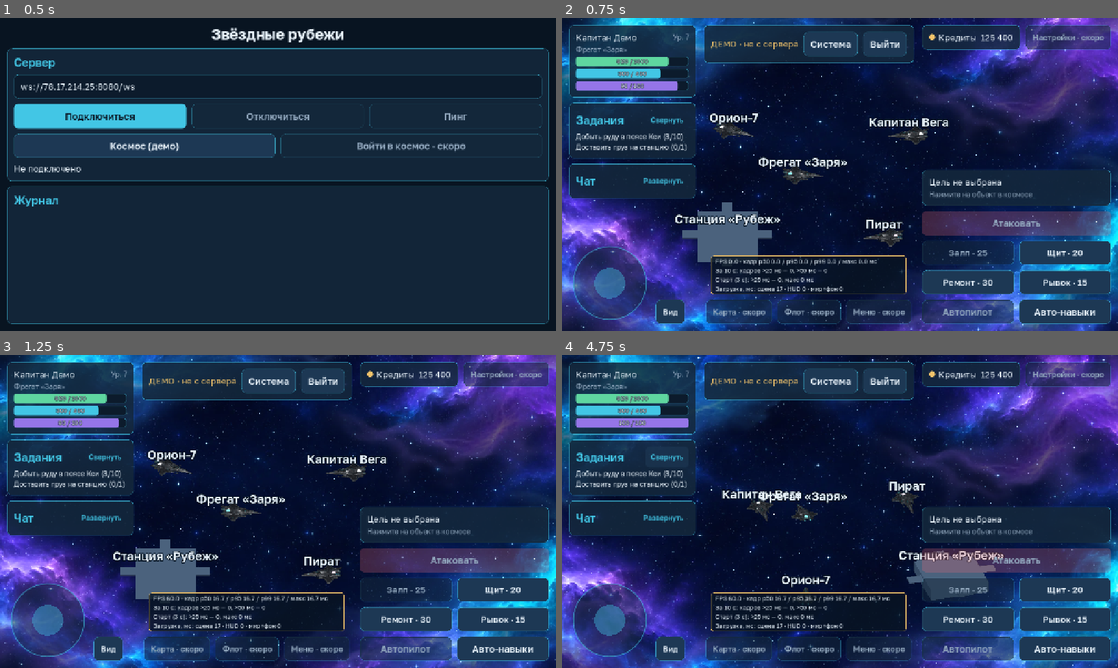
Above: before the commit, frames 1-4 (two rows, left to right).
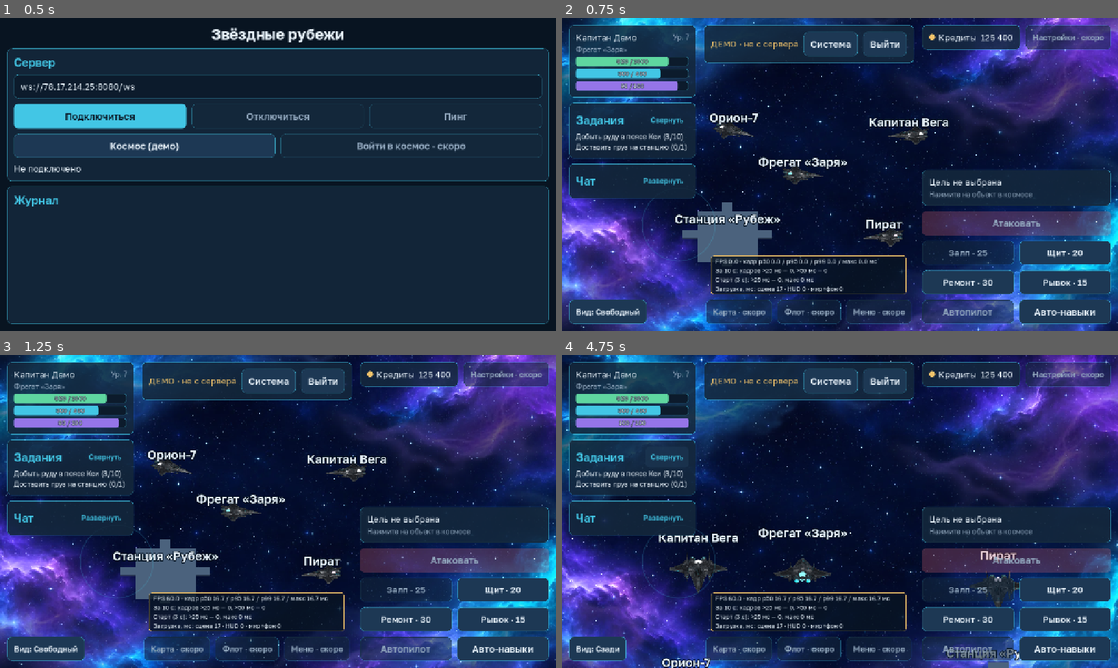
Above: after the commit, the same moments.

Repository: maillunex-lang/CosmocRPG
Game: Godot game, scene res://scenes/connect.tscn
Two runs of this game, one before a commit and one after it. Both use one fixed random seed, a clock stepped at 60 frames per second and the inputs below.
Inputs (mouse positions are in pixels of both pictures, inside the frame that each line leads up to):
- Up to frame 1 (0.5 s): no input
- Up to frame 2 (0.75 s): click "Космос (демо)" at 0.5 s
- Up to frame 3 (1.25 s): no input
- Up to frame 4 (4.75 s): click "Вид" (after the commit: "Вид: Свободный") at 1.25 s; tap Enter at 2 s; drag from (612, 621) to (895, 442) at 2.02 s; drag from (728, 527) to (812, 574) at 2.77 s; move the mouse to (895, 442) at 3.52 s; hold D 3.53-4.25 s; click (895, 442) at 3.67 s; drag from (812, 574) to (673, 464) at 4.27 s

Frame 1 is identical in both runs. In frame 2, 3.1% of the frame differs, in the area x 1-28%, y 55-98%; in frame 3, 3.1%; in frame 4, 19%, in the area x 0-100%, y 0-100%.

Commit message:
Камера: режимы «Сверху», «Сзади», свободный по кнопке «Вид»; плавающий джойстик
Co-Authored-By: Claude Sonnet 5.5 <noreply@anthropic.com>
Claude-Session: https://claude.ai/code/session_01Mco3UQWtYVEpxtMUn7wM55

Diff:
--- a/client/assets/space/camera.json
+++ b/client/assets/space/camera.json
@@ -15,10 +15,19 @@
   "tilt_sensitivity": 0.18,
   "pinch_sensitivity": 1.0,
   "wheel_zoom_step": 0.12,
-  "focus_offset": [0.12, 0.0],
+  "focus_offset": [
+    0.12,
+    0.0
+  ],
   "auto_center_enabled": false,
   "auto_center_delay": 2.5,
   "auto_center_rate": 1.8,
   "auto_center_min_speed": 1.0,
-  "snapshot_delay": 0.12
+  "snapshot_delay": 0.12,
+  "top_tilt": 0.0,
+  "top_zoom": 32.0,
+  "chase_tilt": 70.0,
+  "chase_zoom": 24.0,
+  "chase_offset_y": 0.18,
+  "locked_yaw_rate": 5.0
 }
--- a/client/scenes/hud.tscn
+++ b/client/scenes/hud.tscn
@@ -21,6 +21,15 @@
 mouse_filter = 2
 script = ExtResource("1")
 
+[node name="Joystick" type="Control" parent="."]
+unique_name_in_owner = true
+layout_mode = 1
+anchors_preset = 9
+anchor_right = 0.42
+anchor_bottom = 1.0
+grow_vertical = 2
+script = ExtResource("9")
+
 [node name="SafeArea" type="MarginContainer" parent="."]
 unique_name_in_owner = true
 layout_mode = 1
@@ -132,18 +141,12 @@
 size_flags_horizontal = 0
 mouse_filter = 2
 
-[node name="Joystick" type="Control" parent="SafeArea/Columns/LeftStack/ControlRow"]
-unique_name_in_owner = true
-layout_mode = 2
-size_flags_horizontal = 0
-script = ExtResource("9")
-
 [node name="ResetButton" type="Button" parent="SafeArea/Columns/LeftStack/ControlRow"]
 unique_name_in_owner = true
 layout_mode = 2
 size_flags_vertical = 8
-tooltip_text = "Сбросить камеру: стандартный наклон и масштаб, выравнивание за кораблём"
-text = "Вид"
+tooltip_text = "Режим камеры: свободный 3D, сверху, сзади. Нажатие переключает по кругу"
+text = "Вид: Свободный"
 script = ExtResource("5")
 
 [node name="CenterStack" type="VBoxContainer" parent="SafeArea/Columns"]
--- a/client/scripts/space/space_screen.gd
+++ b/client/scripts/space/space_screen.gd
@@ -88,7 +88,10 @@
 	if gateway.get_parent() == null:
 		add_child(gateway)
 	_hud.bind(gateway)
-	_hud.camera_reset_requested.connect(_rig.reset)
+	_hud.camera_mode_requested.connect(_rig.cycle_mode)
+	_hud.world_tapped.connect(select_at)
+	_rig.mode_changed.connect(func(_m: int) -> void: _hud.set_camera_mode_name(_rig.mode_name()))
+	_hud.set_camera_mode_name(_rig.mode_name())
 	_hud.modal_opened.connect(gestures.cancel)  # окно подтверждения прерывает жест камеры
 	stats.mark("HUD", float(Time.get_ticks_msec() - t_ready))
 	_hud.exit_requested.connect(_on_exit)
--- a/client/scripts/ui/hud.gd
+++ b/client/scripts/ui/hud.gd
@@ -13,7 +13,8 @@
 const UiGateway := preload("res://ui/gateway/ui_gateway.gd")
 
 signal exit_requested
-signal camera_reset_requested
+signal camera_mode_requested   # кнопка «Вид»: следующий режим камеры
+signal world_tapped(pos: Vector2)   # короткое касание в зоне джойстика: выбор объекта под пальцем
 signal modal_opened   # открыто модальное окно (жесты камеры нужно завершить)
 
 const BUSY_TIMEOUT := 2.0
@@ -82,7 +83,8 @@
 	_joystick.vector_changed.connect(func(v: Vector2) -> void: _joy = v)
 
 	_reset_button.add_theme_font_size_override("font_size", Tokens.FONT_BODY - 2)
-	_reset_button.pressed.connect(func() -> void: camera_reset_requested.emit())
+	_reset_button.pressed.connect(func() -> void: camera_mode_requested.emit())
+	_joystick.tapped.connect(func(pos: Vector2) -> void: world_tapped.emit(pos))
 	_confirm.opened.connect(func() -> void: modal_opened.emit())
 	_exit_button.pressed.connect(func() -> void: exit_requested.emit())
 	_system_button.pressed.connect(func() -> void: if gateway != null and gateway.has_method("demo_next_system"): gateway.demo_next_system())
@@ -92,6 +94,11 @@
 	_quests_card.toggled.connect(func(c: bool) -> void: _on_card_toggled("quests", c))
 	_chat_card.toggled.connect(func(c: bool) -> void: _on_card_toggled("chat", c))
 	_set_target_empty()
+
+
+## Подпись кнопки «Вид» показывает текущий режим камеры.
+func set_camera_mode_name(mode_name: String) -> void:
+	_reset_button.text = "Вид: " + mode_name
 
 
 ## Привязка к шлюзу данных (демо или сервер).
--- a/client/tests/camera_input_test.gd
+++ b/client/tests/camera_input_test.gd
@@ -88,7 +88,8 @@
 
 func _free_point(c: Dictionary) -> Vector2:
 	var center := _rect(c, "%DemoBar").get_center()
-	return Vector2(center.x, 300.0)  # центральная колонка между плашкой «Демо» и панелью FPS
+	var zone_end: float = c["hud"].get_node("%Joystick").get_global_rect().end.x
+	return Vector2(maxf(center.x, zone_end + 100.0), 300.0)  # свободная область правее зоны джойстика
 
 
 func _state(c: Dictionary) -> Array:
@@ -157,14 +158,15 @@
 	_mouse(c, MOUSE_BUTTON_LEFT, true, reset_btn)
 	_check(screen.gestures.touch_count() == 0, "нажатие на кнопку HUD камера не получает")
 	_mouse(c, MOUSE_BUTTON_LEFT, false, reset_btn)
+	rig.set_mode(0)   # настоящее нажатие переключило режим камеры: возвращаем свободный
 
 	# ============ джойстик ============
 	var joy: Control = c["hud"].get_node("%Joystick")
-	var jc := joy.get_global_rect().get_center()
+	var jc := Vector2(joy.get_global_rect().size.x * 0.3, 560.0)   # свободное место в зоне джойстика
 	var s_j := _state(c)
-	_touch(c, 0, true, jc + Vector2(60, 0))
-	_drag(c, 0, jc + Vector2(80, 0))
-	_drag(c, 0, jc + Vector2(80, -60))
+	_touch(c, 0, true, jc)
+	_drag(c, 0, jc + Vector2(30, 0))
+	_drag(c, 0, jc + Vector2(30, -60))
 	_check(joy.vector.length() > 0.5 and _state(c) == s_j, "джойстик управляет кораблём и не вращает камеру")
 	_check(screen.gestures.touch_count() == 0, "касание джойстика не попадает в распознавание жестов камеры")
 	# палец джойстика закреплён за ним, второй палец вращает камеру независимо
@@ -278,7 +280,9 @@
 	rig.set_view(0, 45, 50)
 	rig.orbit(800.0, 100.0)
 	rig.zoom_by(2.5)
-	c["hud"].camera_reset_requested.emit()
+	c["hud"].camera_mode_requested.emit()
+	c["hud"].camera_mode_requested.emit()
+	c["hud"].camera_mode_requested.emit()   # круг: сверху, сзади, снова свободный (со сбросом)
 	_check(rig.tilt_target_deg() == 45.0 and rig.zoom_target() == 50.0, "кнопка «Вид»: целевые наклон и масштаб стандартные")
 	var gtarget_before: String = gw.snapshot()["target_id"]
 	var ship_before: Vector2 = gw.snapshot()["ship"]["pos"]
@@ -291,7 +295,9 @@
 	rig.zoom_by(2.0)
 	_mouse(c, MOUSE_BUTTON_LEFT, true, reset_btn)
 	_mouse(c, MOUSE_BUTTON_LEFT, false, reset_btn)
-	_check(rig.zoom_target() == 50.0, "нажатие на кнопку «Вид» запускает сброс")
+	_check(rig.mode() == 1 and rig.tilt_target_deg() == 0.0 and rig.zoom_target() == 32.0, "настоящее нажатие на кнопку «Вид» включает вид сверху")
+	_check(c["hud"].get_node("%ResetButton").text == "Вид: Сверху", "подпись кнопки показывает текущий режим")
+	rig.set_mode(0)
 	_free(c)
 
 	# ============ фон и параллакс ============
--- a/client/tests/camera_render_test.gd
+++ b/client/tests/camera_render_test.gd
@@ -195,6 +195,20 @@
 		_check(await _ship_px(s_img, sp5) >= 150, "система %d: корабль виден при повёрнутой камере" % k)
 	_check(_mean_diff(shots[0], shots[1]) > 0.01, "смена системы реально меняет фон при повёрнутой камере")
 
+	# режимы кнопки «Вид»: сверху и сзади (в движении, камера разворачивается за курсом)
+	await _spawn()
+	for mode in [1, 2]:
+		_screen.get_node("%Hud").camera_mode_requested.emit()
+		_gw.move_input(Vector2(-0.7, 0.7))
+		for i in 240:
+			_gw.tick(1.0 / 60.0)
+			await process_frame
+		var m_img := await _grab()
+		_save(m_img, "14_mode_%d" % mode)
+		var sp6: Vector2 = _screen._camera.unproject_position(_screen.ship_view("me").global_position)
+		_check(await _ship_px(m_img, sp6) >= 150 and sp6.x > 200 and sp6.x < 1100 and sp6.y > 100 and sp6.y < 620, "режим камеры %d: корабль виден в свободной области экрана (%.0f, %.0f)" % [mode, sp6.x, sp6.y])
+	_gw.move_input(Vector2.ZERO)
+
 	UiSettings.override("reduce_motion", null)
 	UiSettings.override("graphics_preset", null)
 	UiSettings.override("debug_overlay", null)
--- a/client/tests/camera_test.gd
+++ b/client/tests/camera_test.gd
@@ -383,6 +383,53 @@
 		dx_by_zoom[zoom] = rig_p.parallax_px().x
 	_check(dx_by_zoom[25.0] > dx_by_zoom[100.0] * 3.0, "параллакс масштабируется вместе с зумом (%.1f против %.1f px)" % [dx_by_zoom[25.0], dx_by_zoom[100.0]])
 	h.queue_free()
+
+	# ============ режимы камеры: свободный, сверху, сзади ============
+	var hm := _holder()
+	var rm := _make_rig(hm)
+	await process_frame
+	var changes: Array = []
+	rm.mode_changed.connect(func(m: int) -> void: changes.append(m))
+	_check(rm.mode() == 0 and rm.mode_name() == "Свободный", "по умолчанию свободный режим")
+	rm.set_view(0, 45, 50)
+	rm.cycle_mode()
+	_check(rm.mode() == 1 and rm.mode_name() == "Сверху", "первое нажатие: вид сверху")
+	var hd := Vector2(1, 0)   # корабль летит вдоль +X
+	_settle(rm, 3.0, Vector3.ZERO, hd, 5.0)
+	_check(absf(rm.tilt_deg()) < 0.2, "вид сверху: камера строго сверху (наклон %.2f°)" % rm.tilt_deg())
+	var fwd: Vector3 = rm.screen_axes()["forward"]
+	_check(fwd.dot(Vector3(1, 0, 0)) > 0.99, "вид сверху: курс корабля направлен вверх по экрану")
+	var hd2 := Vector2(0, 1)   # корабль повернул к +Z
+	_settle(rm, 3.0, Vector3.ZERO, hd2, 5.0)
+	fwd = rm.screen_axes()["forward"]
+	_check(fwd.dot(Vector3(0, 0, 1)) > 0.99, "вид сверху: камера развернулась вслед за кораблём")
+	var tl0: float = rm.tilt_target_deg()
+	var yt0: float = rm.yaw_target_rad()
+	rm.orbit(300.0, 200.0)
+	_check(rm.tilt_target_deg() == tl0 and rm.yaw_target_rad() == yt0, "вид сверху: вращение и наклон жестом отключены")
+	var zm0: float = rm.zoom_target()
+	rm.zoom_by(1.5)
+	_check(rm.zoom_target() < zm0, "вид сверху: масштаб работает")
+	rm.cycle_mode()
+	_check(rm.mode() == 2 and rm.mode_name() == "Сзади", "второе нажатие: вид сзади")
+	_settle(rm, 3.0, Vector3.ZERO, hd, 5.0)
+	_check(absf(rm.tilt_deg() - rm.config.chase_tilt) < 0.3 and rm.tilt_deg() > 45.0, "вид сзади: камера низко, наклон %.1f°" % rm.tilt_deg())
+	fwd = rm.screen_axes()["forward"]
+	_check(fwd.dot(Vector3(1, 0, 0)) > 0.99, "вид сзади: камера позади корабля")
+	_settle(rm, 2.0, Vector3.ZERO, Vector2(-1, 0), 5.0)
+	fwd = rm.screen_axes()["forward"]
+	_check(fwd.dot(Vector3(-1, 0, 0)) > 0.99, "вид сзади: камера разворачивается при повороте корабля на 180°")
+	tl0 = rm.tilt_target_deg()
+	rm.orbit(300.0, 200.0)
+	_check(rm.tilt_target_deg() == tl0, "вид сзади: вращение жестом отключено")
+	rm.cycle_mode()
+	_check(rm.mode() == 0, "третье нажатие: свободный 3D")
+	_check(rm.tilt_target_deg() == rm.config.tilt_initial and rm.zoom_target() == rm.config.zoom_initial, "возврат в свободный режим: стандартный наклон и масштаб")
+	var yt1: float = rm.yaw_target_rad()
+	rm.orbit(100.0, 0.0)
+	_check(rm.yaw_target_rad() != yt1, "в свободном режиме вращение снова работает")
+	_check(changes == [1, 2, 0], "сигнал mode_changed: 1, 2, 0 (%s)" % str(changes))
+	hm.queue_free()
 
 	# ============ жесты ============
 	await _gestures_tests()
--- a/client/tests/hud_test.gd
+++ b/client/tests/hud_test.gd
@@ -258,7 +258,7 @@
 	hud = c["hud"]
 	gw = c["gw"]
 	var joy: Control = _n(c, "%Joystick")
-	_check(joy.visible and joy.custom_minimum_size.x >= 150.0, "джойстик показан по умолчанию")
+	_check(joy.visible and joy.size.x >= joy.radius * 4.0 and joy.size.y >= joy.radius * 6.0, "джойстик показан по умолчанию и занимает всю левую часть (%s)" % str(joy.size))
 	var got: Array = []
 	joy.vector_changed.connect(func(v: Vector2) -> void: got.append(v))
 	var centre := joy.size * 0.5
@@ -267,10 +267,15 @@
 	t.pressed = true
 	t.position = centre + Vector2(joy.radius, 0)
 	joy._gui_input(t)
-	_check(joy.vector.is_equal_approx(Vector2(1, 0)) and joy.is_active(), "джойстик: касание на краю даёт вектор (1, 0)")
+	_check(joy.vector == Vector2.ZERO and joy.is_active(), "плавающий джойстик: касание в любом месте зоны задаёт центр, вектор нулевой")
+	var d0 := InputEventScreenDrag.new()
+	d0.index = 0
+	d0.position = t.position + Vector2(joy.radius, 0)
+	joy._gui_input(d0)
+	_check(joy.vector.is_equal_approx(Vector2(1, 0)), "джойстик: смещение на радиус от точки касания даёт вектор (1, 0)")
 	var d := InputEventScreenDrag.new()
 	d.index = 0
-	d.position = centre + Vector2(0, -joy.radius * 3.0)
+	d.position = t.position + Vector2(0, -joy.radius * 3.0)
 	joy._gui_input(d)
 	_check(joy.vector.is_equal_approx(Vector2(0, -1)), "джойстик: вектор ограничен единичной длиной")
 	var other := InputEventScreenTouch.new()
@@ -399,7 +404,7 @@
 	var squeezed := []
 	var small := []
 	for ctl: Control in all:
-		if ctl.name in [&"Hud", &"SafeArea", &"Confirm", &"Columns"] or ctl.get_parent().name == &"SafeArea":
+		if ctl.name in [&"Hud", &"SafeArea", &"Confirm", &"Columns", &"Joystick"] or ctl.get_parent().name == &"SafeArea":
 			continue
 		var r := ctl.get_global_rect()
 		if r.size.x <= 0.0 or r.size.y <= 0.0:
@@ -425,7 +430,7 @@
 
 	# блоки не пересекаются между собой
 	var blocks := []
-	for nm in ["ProfileCard", "QuestsCard", "ChatCard", "Joystick", "DemoBar", "AlertBar", "DebugSlot", "BottomNav", "TopRight", "TargetCard", "AttackButton", "SkillsGrid", "ToggleRow"]:
+	for nm in ["ProfileCard", "QuestsCard", "ChatCard", "DemoBar", "AlertBar", "DebugSlot", "BottomNav", "TopRight", "TargetCard", "AttackButton", "SkillsGrid", "ToggleRow"]:
 		var node := hud.find_child(nm, true, false) as Control
 		if node != null and node.visible and node.size.x > 0.0 and node.size.y > 0.0:
 			blocks.append(node)
--- a/client/ui/camera/space_camera_config.gd
+++ b/client/ui/camera/space_camera_config.gd
@@ -25,6 +25,13 @@
 var auto_center_delay := 2.5     # секунд без ручного управления до выравнивания
 var auto_center_rate := 1.8
 var auto_center_min_speed := 1.0 # выравнивать только при движении корабля, ед/с
+# режимы с закреплённой камерой (кнопка «Вид»): сверху и сзади корабля; углы от вертикали
+var top_tilt := 0.0              # 0°: строго сверху
+var top_zoom := 32.0
+var chase_tilt := 70.0           # 70° от вертикали: камера на 20° выше горизонта, позади корабля
+var chase_zoom := 24.0
+var chase_offset_y := 0.18       # корабль ниже центра: впереди больше обзора (доли размера обзора)
+var locked_yaw_rate := 5.0       # скорость разворота камеры за курсом корабля, 1/с
 var snapshot_delay := 0.12       # задержка интерполяции снимков состояния, с
 
 var warnings: PackedStringArray = PackedStringArray()
@@ -79,6 +86,12 @@
 	c.auto_center_delay = _num(d, "auto_center_delay", 2.5, 0.2, 30.0, w)
 	c.auto_center_rate = _num(d, "auto_center_rate", 1.8, 0.2, 20.0, w)
 	c.auto_center_min_speed = _num(d, "auto_center_min_speed", 1.0, 0.0, 50.0, w)
+	c.top_tilt = _num(d, "top_tilt", 0.0, 0.0, 30.0, w)
+	c.top_zoom = clampf(_num(d, "top_zoom", 32.0, 5.0, 500.0, w), c.zoom_min, c.zoom_max)
+	c.chase_tilt = _num(d, "chase_tilt", 70.0, 45.0, 85.0, w)
+	c.chase_zoom = clampf(_num(d, "chase_zoom", 24.0, 5.0, 500.0, w), c.zoom_min, c.zoom_max)
+	c.chase_offset_y = _num(d, "chase_offset_y", 0.18, -0.4, 0.4, w)
+	c.locked_yaw_rate = _num(d, "locked_yaw_rate", 5.0, 0.5, 30.0, w)
 	c.snapshot_delay = _num(d, "snapshot_delay", 0.12, 0.0, 0.5, w)
 	c.warnings = w
 	return c
@@ -93,6 +106,8 @@
 		"wheel_zoom_step": wheel_zoom_step, "focus_offset": [focus_offset.x, focus_offset.y],
 		"auto_center_enabled": auto_center_enabled, "auto_center_delay": auto_center_delay,
 		"auto_center_rate": auto_center_rate, "auto_center_min_speed": auto_center_min_speed,
+		"top_tilt": top_tilt, "top_zoom": top_zoom, "chase_tilt": chase_tilt, "chase_zoom": chase_zoom,
+		"chase_offset_y": chase_offset_y, "locked_yaw_rate": locked_yaw_rate,
 		"snapshot_delay": snapshot_delay,
 	}
 
--- a/client/ui/camera/space_camera_rig.gd
+++ b/client/ui/camera/space_camera_rig.gd
@@ -8,6 +8,13 @@
 ## Структура сцены: CameraRig (этот скрипт) > Yaw > Pitch > Camera3D.
 
 const Config := preload("res://ui/camera/space_camera_config.gd")
+
+## Режимы камеры (кнопка «Вид»): свободный 3D, фиксированный вид сверху (разворот за курсом),
+## вид сзади чуть сверху (разворот за курсом). В закреплённых режимах вращение и наклон жестом отключены, масштаб работает.
+enum Mode { FREE, TOP, CHASE }
+const MODE_NAMES := ["Свободный", "Сверху", "Сзади"]
+
+signal mode_changed(mode: int)
 
 const CAMERA_DISTANCE := 150.0   # у ортографической камеры расстояние влияет только на отсечение
 
@@ -27,6 +34,8 @@
 var _idle := 0.0         # секунд без ручного управления
 var _parallax_px := Vector2.ZERO   # накопленный экранный сдвиг для параллакса фона, px
 var _heading := Vector2(0, -1)
+var _mode: int = Mode.FREE
+var _offset_y := 0.0     # текущее вертикальное смещение корабля на экране (доли обзора)
 var viewport_height := 720.0       # высота экрана в px (для перевода сдвига в пиксели)
 
 @onready var _yaw_node: Node3D = $Yaw
@@ -53,7 +62,8 @@
 		_yaw = 0.0
 		_yaw_target = 0.0
 	else:
-		_tilt_target = clampf(_tilt_target, config.tilt_min, config.tilt_max)
+		if _mode == Mode.FREE:
+			_tilt_target = clampf(_tilt_target, config.tilt_min, config.tilt_max)
 		_size_target = clampf(_size_target, config.zoom_min, config.zoom_max)
 	_apply_transform()
 
@@ -62,6 +72,8 @@
 
 ## Поворот и наклон жестом: dx, dy в пикселях. Свайп вправо вращает мир по часовой стрелке, свайп вниз поднимает камеру.
 func orbit(dx_px: float, dy_px: float) -> void:
+	if _mode != Mode.FREE:
+		return   # в закреплённых режимах вид задаёт курс корабля
 	_yaw_target += deg_to_rad(dx_px * config.orbit_sensitivity)
 	_tilt_target = clampf(_tilt_target - dy_px * config.tilt_sensitivity, config.tilt_min, config.tilt_max)
 	_idle = 0.0
@@ -73,6 +85,37 @@
 		return
 	_size_target = clampf(_size_target / factor, config.zoom_min, config.zoom_max)
 	_idle = 0.0
+
+
+func mode() -> int:
+	return _mode
+
+
+func mode_name() -> String:
+	return MODE_NAMES[_mode]
+
+
+## Следующий режим по кругу: свободный → сверху → сзади → свободный.
+func cycle_mode() -> void:
+	set_mode((_mode + 1) % MODE_NAMES.size())
+
+
+func set_mode(m: int) -> void:
+	m = clampi(m, 0, MODE_NAMES.size() - 1)
+	var changed := m != _mode
+	_mode = m
+	match _mode:
+		Mode.FREE:
+			reset()   # возврат в свободный режим: стандартный наклон и масштаб, камера за кораблём
+		Mode.TOP:
+			_tilt_target = config.top_tilt
+			_size_target = config.top_zoom
+		Mode.CHASE:
+			_tilt_target = config.chase_tilt
+			_size_target = config.chase_zoom
+	_idle = 0.0
+	if changed:
+		mode_changed.emit(_mode)
 
 
 ## Сброс: стандартный наклон и масштаб, плавное выравнивание за кораблём по кратчайшему пути.
@@ -187,12 +230,18 @@
 		var want := _yaw + angle_difference(_yaw, behind_yaw(_heading))
 		_yaw_target = lerpf(_yaw_target, want, _alpha(config.auto_center_rate, delta))
 
+	# закреплённые режимы: камера разворачивается за курсом корабля
+	var yaw_rate: float = config.yaw_rate
+	if _mode != Mode.FREE:
+		_yaw_target = _yaw + angle_difference(_yaw, behind_yaw(_heading))
+		yaw_rate = config.locked_yaw_rate
 	# поворот сглаживается, а угловая скорость ограничена: на больших углах (сброс, 720°) нет рывка при старте
 	var yaw_limit := deg_to_rad(config.yaw_max_speed) * delta
-	_yaw += clampf((_yaw_target - _yaw) * _alpha(config.yaw_rate, delta), -yaw_limit, yaw_limit)
+	_yaw += clampf((_yaw_target - _yaw) * _alpha(yaw_rate, delta), -yaw_limit, yaw_limit)
 	_tilt = lerpf(_tilt, _tilt_target, _alpha(config.tilt_rate, delta))
 	# масштаб сглаживается в логарифмическом пространстве: ощущение одинаково на любом уровне
 	_size = _size * pow(_size_target / _size, _alpha(config.zoom_rate, delta))
+	_offset_y = lerpf(_offset_y, config.chase_offset_y if _mode == Mode.CHASE else 0.0, _alpha(config.tilt_rate, delta))
 	_apply_transform()
 
 
@@ -208,4 +257,4 @@
 	camera.size = _size
 	# смещение корабля на экране задаётся в экранных координатах и не зависит от поворота
 	camera.h_offset = config.focus_offset.x * _size
-	camera.v_offset = config.focus_offset.y * _size
+	camera.v_offset = (config.focus_offset.y + _offset_y) * _size
--- a/client/ui/components/virtual_joystick.gd
+++ b/client/ui/components/virtual_joystick.gd
@@ -1,24 +1,31 @@
 extends Control
-## Виртуальный джойстик (опциональный). Поддерживает мультитач: палец на джойстике не мешает
-## кнопкам способностей. Мышь работает для проверки на компьютере. Выдаёт вектор длиной 0..1;
-## сервер сам проверяет и ограничивает движение.
+## Плавающий виртуальный джойстик: занимает всю левую часть экрана (кнопки и панели HUD поверх него
+## в приоритете). Палец, коснувшийся свободного места зоны, задаёт центр джойстика, туда не нужно
+## попадать. Мультитач: палец на джойстике не мешает кнопкам способностей и жестам камеры. Короткое
+## касание без движения не двигает корабль, а сообщается сигналом tapped (выбор объекта под пальцем).
+## Мышь работает для проверки на компьютере. Выдаёт вектор длиной 0..1; сервер сам проверяет и ограничивает движение.
 
 const Tokens := preload("res://ui/theme/tokens.gd")
 
 signal vector_changed(vector: Vector2)
+signal tapped(pos: Vector2)
 
 const DEAD_ZONE := 0.12
 const MOUSE_INDEX := -100
+const TAP_MAX_MSEC := 250
+const TAP_MAX_MOVE := 14.0
 
 @export var radius: float = 84.0
 
 var vector := Vector2.ZERO
 var _index := -1000  # индекс пальца, который держит джойстик (нет = -1000)
 var _knob := Vector2.ZERO
+var _origin := Vector2.ZERO   # центр джойстика: точка первого касания
+var _press_msec := 0
+var _moved := 0.0
 
 
 func _ready() -> void:
-	custom_minimum_size = Vector2(radius * 2.0 + 20.0, radius * 2.0 + 20.0)
 	mouse_filter = Control.MOUSE_FILTER_STOP
 
 
@@ -26,8 +33,14 @@
 	return _index != -1000
 
 
+## Центр: у активного джойстика точка касания, иначе место подсказки.
 func _centre() -> Vector2:
-	return size * 0.5
+	return _origin if is_active() else rest_position()
+
+
+## Где рисуется бледная подсказка, пока палец не касается.
+func rest_position() -> Vector2:
+	return Vector2(size.x * 0.5, size.y * 0.66)
 
 
 func _gui_input(event: InputEvent) -> void:
@@ -35,7 +48,7 @@
 		if event.pressed and not is_active():
 			_begin(event.index, event.position)
 		elif not event.pressed and event.index == _index:
-			_end()
+			_end(event.position + global_position)
 	elif event is InputEventScreenDrag:
 		if event.index == _index:
 			_move(event.position)
@@ -46,17 +59,21 @@
 		if event.pressed and not is_active():
 			_begin(MOUSE_INDEX, event.position)
 		elif not event.pressed and _index == MOUSE_INDEX:
-			_end()
+			_end(event.position + global_position)
 	elif event is InputEventMouseMotion and _index == MOUSE_INDEX:
 		_move(event.position)
 
 
 func _begin(index: int, pos: Vector2) -> void:
 	_index = index
+	_origin = pos
+	_press_msec = Time.get_ticks_msec()
+	_moved = 0.0
 	_move(pos)
 
 
 func _move(pos: Vector2) -> void:
+	_moved = maxf(_moved, pos.distance_to(_origin))
 	var offset := pos - _centre()
 	var length := offset.length()
 	_knob = offset.limit_length(radius)
@@ -67,11 +84,14 @@
 	queue_redraw()
 
 
-func _end() -> void:
+func _end(release_pos: Vector2 = Vector2.INF) -> void:
+	var was_tap := release_pos != Vector2.INF and _moved <= TAP_MAX_MOVE and Time.get_ticks_msec() - _press_msec <= TAP_MAX_MSEC
 	_index = -1000
 	_knob = Vector2.ZERO
 	_set_vector(Vector2.ZERO)
 	queue_redraw()
+	if was_tap:
+		tapped.emit(release_pos)
 
 
 func _set_vector(v: Vector2) -> void:
@@ -88,6 +108,10 @@
 
 func _draw() -> void:
 	var c := _centre()
+	if not is_active():
+		# подсказка: бледное кольцо в зоне; джойстик появится там, где коснётся палец
+		draw_arc(c, radius, 0.0, TAU, 48, Color(Tokens.ACCENT, 0.18), 2.0, true)
+		return
 	draw_circle(c, radius, Color(Tokens.SURFACE, 0.45))
 	draw_arc(c, radius, 0.0, TAU, 48, Color(Tokens.ACCENT, 0.55), 2.0, true)
-	draw_circle(c + _knob, radius * 0.42, Color(Tokens.ACCENT, 0.7 if is_active() else 0.4))
+	draw_circle(c + _knob, radius * 0.42, Color(Tokens.ACCENT, 0.7))
Not shown, changed: docs/ui/UI_CHANGELOG.md
